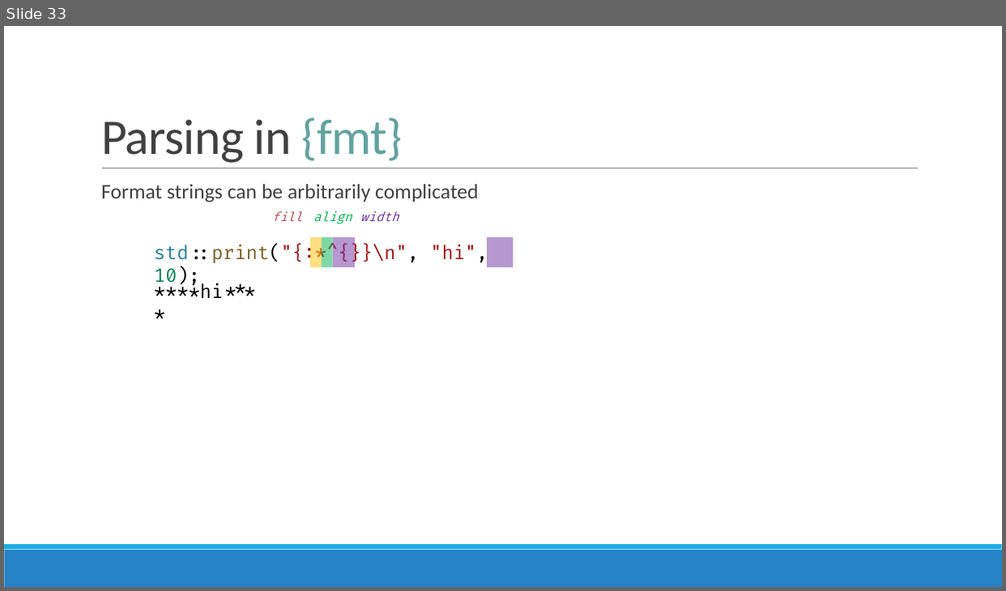
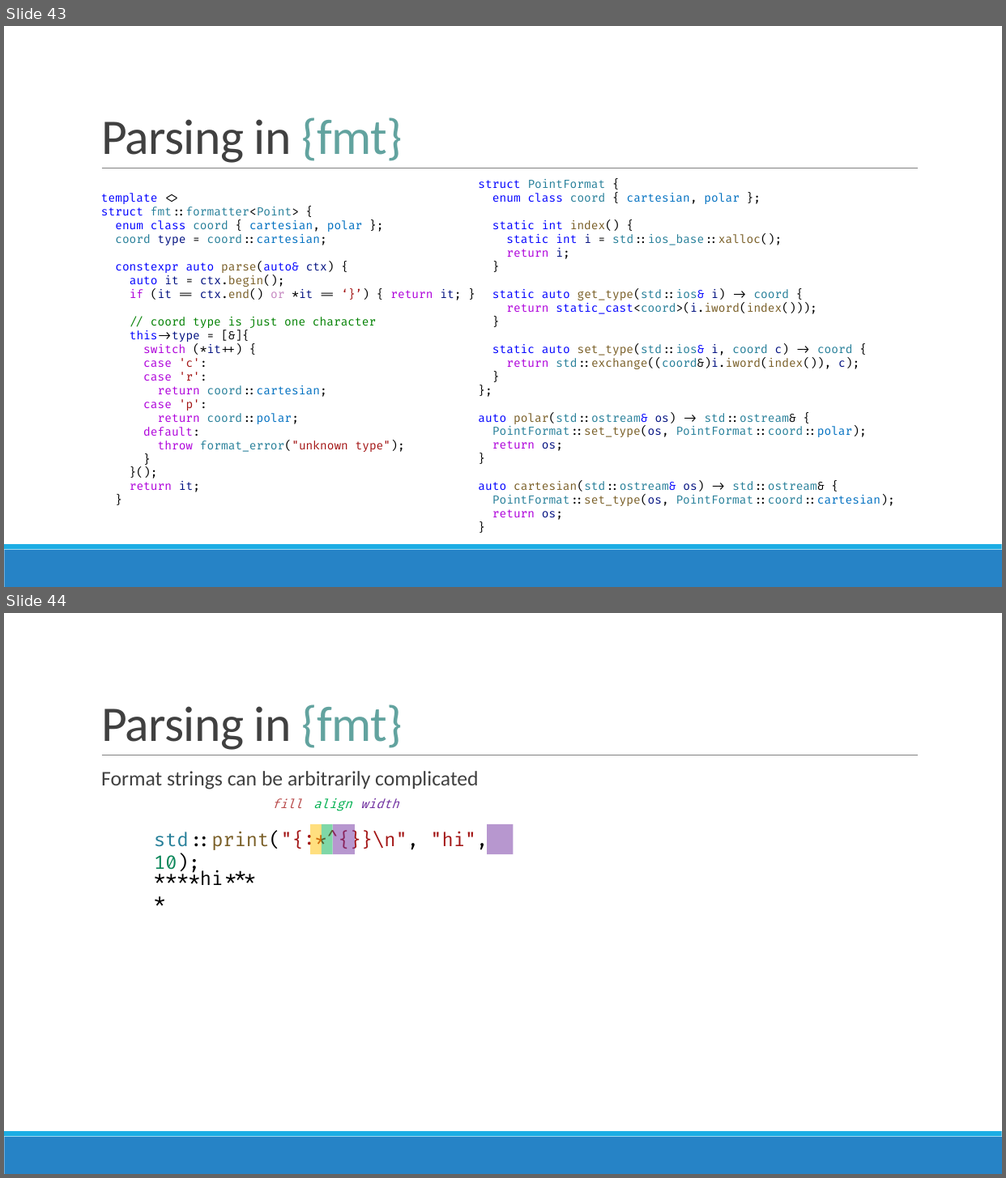
Before and after one commit to brevzin/cpp_proposals, a slide deck: talks/202209_cppcon/The Surprising Complexity of Formatting Ranges.pptx. Shown one above the other, each under a label of ours: slide 33 before the commit, slides 43 and 44 after it. The pictures are 1006x591 and 1006x1178 pixels, drawn with LibreOffice and Linux fonts; fonts in the diff are those of the drawing. Boxes give left, top, right and bottom in pixels: in the first picture for what was removed or moved away, otherwise in the second. Text is boxed around its words. In the diff, an @@ line names an element or a change of style, - is before the commit and + after.

```diff
--- a/talks/202209_cppcon/The Surprising Complexity of Formatting Ranges.pptx
+++ b/talks/202209_cppcon/The Surprising Complexity of Formatting Ranges.pptx
@@ slide 43 added at (x1=4, y1=26, x2=1002, y2=587), background #FFFFFF; not listed: 3 template elements that a slide beside it also shows @@
@@ title added at (x1=101, y1=118, x2=403, y2=163), 48 pt, text #404040 @@
+Parsing in {fmt}
@@ text added at (x1=101, y1=193, x2=461, y2=493), 11 pt, text #000000 @@
+template <>
+struct fmt::formatter<Point> {
+enum class coord { cartesian, polar };
+coord type = coord::cartesian;
+constexpr auto parse(auto& ctx) {
+auto it = ctx.begin();
+if (it == ctx.end() or *it == ‘}’) { return it; }
+// coord type is just one character
+this->type = [&]{
+switch (*it++) {
+case 'c':
+case 'r':
+return coord::cartesian;
+case 'p':
+return coord::polar;
+default:
+throw format_error("unknown type");
+}
+}();
+return it;
+}
@@ text added at (x1=478, y1=179, x2=895, y2=520), 11 pt, text #267F99 @@
+struct PointFormat {
+enum class coord { cartesian, polar };
+static int index() {
+static int i = std::ios_base::xalloc();
+return i;
+}
+static auto get_type(std::ios& i) -> coord {
+return static_cast<coord>(i.iword(index()));
+}
+static auto set_type(std::ios& i, coord c) -> coord {
+return std::exchange((coord&)i.iword(index()), c);
+}
+};
+auto polar(std::ostream& os) -> std::ostream& {
+PointFormat::set_type(os, PointFormat::coord::polar);
+return os;
+}
+auto cartesian(std::ostream& os) -> std::ostream& {
+PointFormat::set_type(os, PointFormat::coord::cartesian);
+return os;
+}
@@ what was slide 33 is now slide 44 @@
```
Also in this commit, not shown: 3 slides changed, 10 other slides added.
